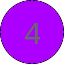
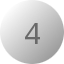
The second 64 x 64 image is a revision of the first. Changes to its layers:
painted on "Arrière-plan" over box(0, 0, 64, 64)
